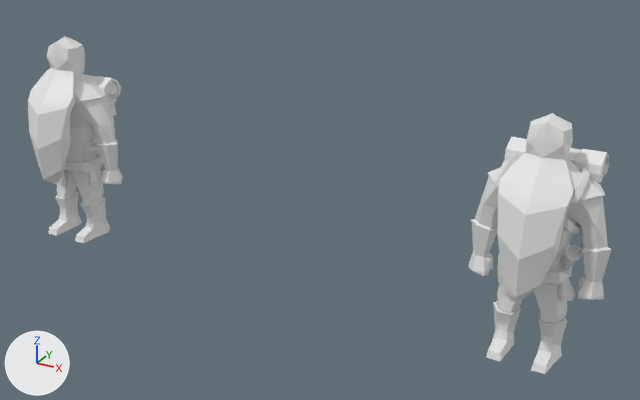
Renders of the Blender file Animations/MageIdle.blend from each side of a commit.
The view is the same before and after, from a 50 mm camera at (26.9, -26.8, 17.4) aimed at (11.9, 0.5, 3.8). Every picture has the same lights, and +X, +Y and +Z are marked at lower left.
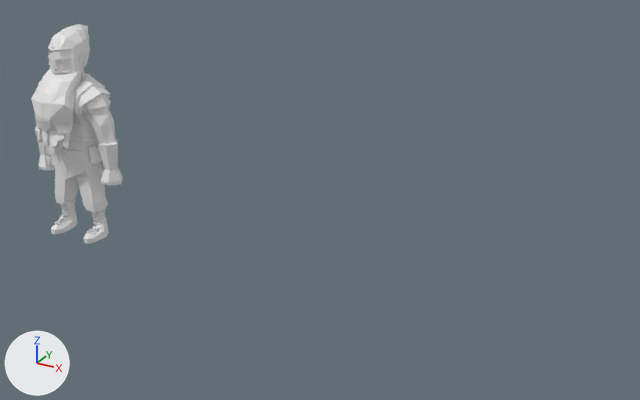
Location of each change, [x1, y1, x2, y2] in pixels of the pictures (640 x 400 px):
'Cube.000', deleted: before [468, 113, 611, 374]
'Cube.002', reshaped (6% taller): before [28, 36, 123, 243]; after [31, 24, 123, 244]

The change, as a diff of the scene's bpy script:
```diff
--- a/Animations/MageIdle.blend.py
+++ b/Animations/MageIdle.blend.py
@@ me_cube_001 @@
 # used by ob_cube_002; location = (0.0, 0.0, 0.0)
-me_cube_001.from_pydata(...)  # 715 vertices, 903 faces; spans x -2.36..2.36, y -2.16..1.95, z 0.11..8.86
+me_cube_001.from_pydata(...)  # 2545 vertices, 4711 faces, 1 loose edge; spans x -2.36..2.36, y -1.73..1.54, z 0.01..9.19
+# me_cube_001 part 1: 629 vertices removed from x -2.09..2.09, y -2.16..1.95, z 0.11..8.86; 2459 vertices added at x -2.07..2.07, y -1.73..1.54, z 0.01..9.19
@@ ob_cube_000 @@
-ob_cube_000 = bpy.data.objects.new('Cube.000', me_cube_000)
-ob_cube_000.location = (20.43, 0.0, 0.0)
-_m = ob_cube_000.modifiers.new('Triangulate.001', 'TRIANGULATE')
-_m.quad_method = 'BEAUTY'
```
